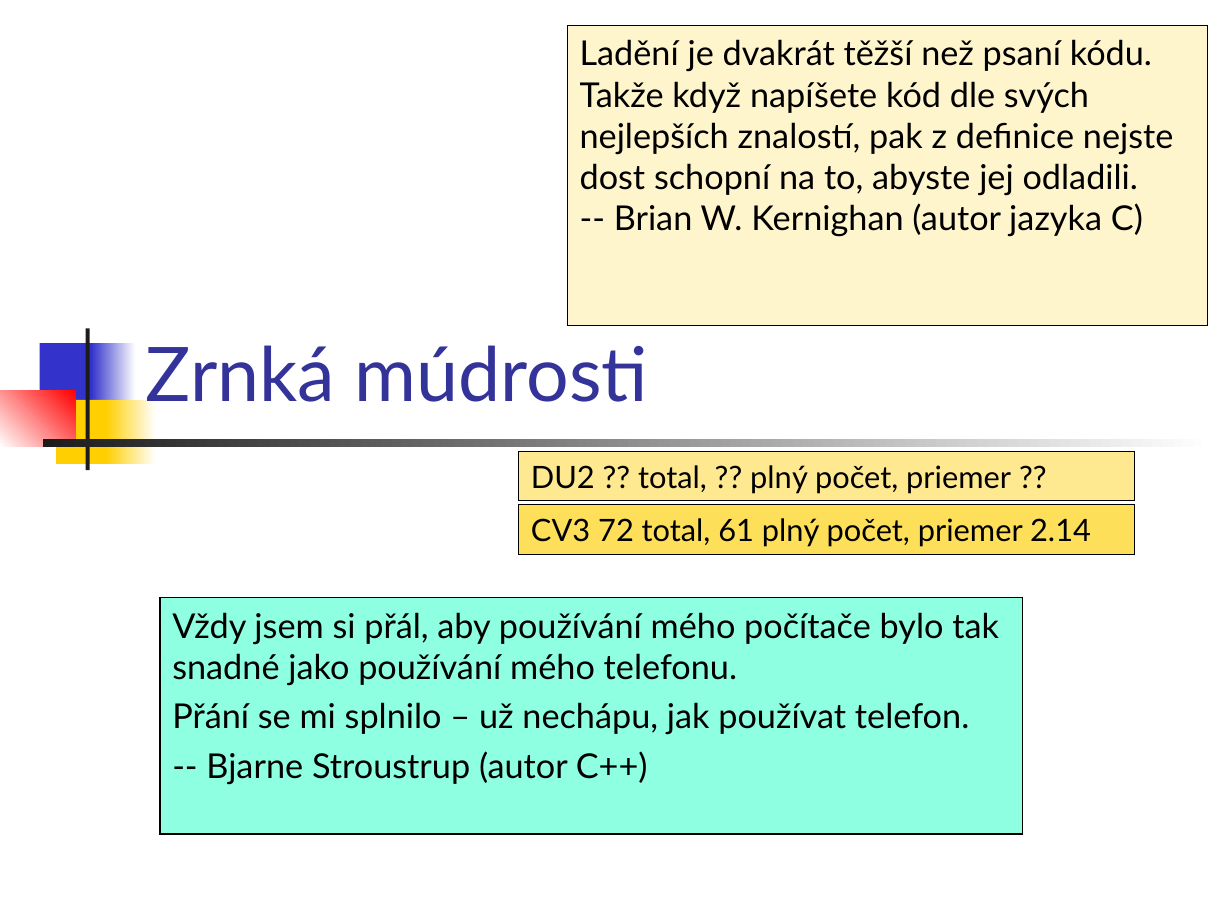
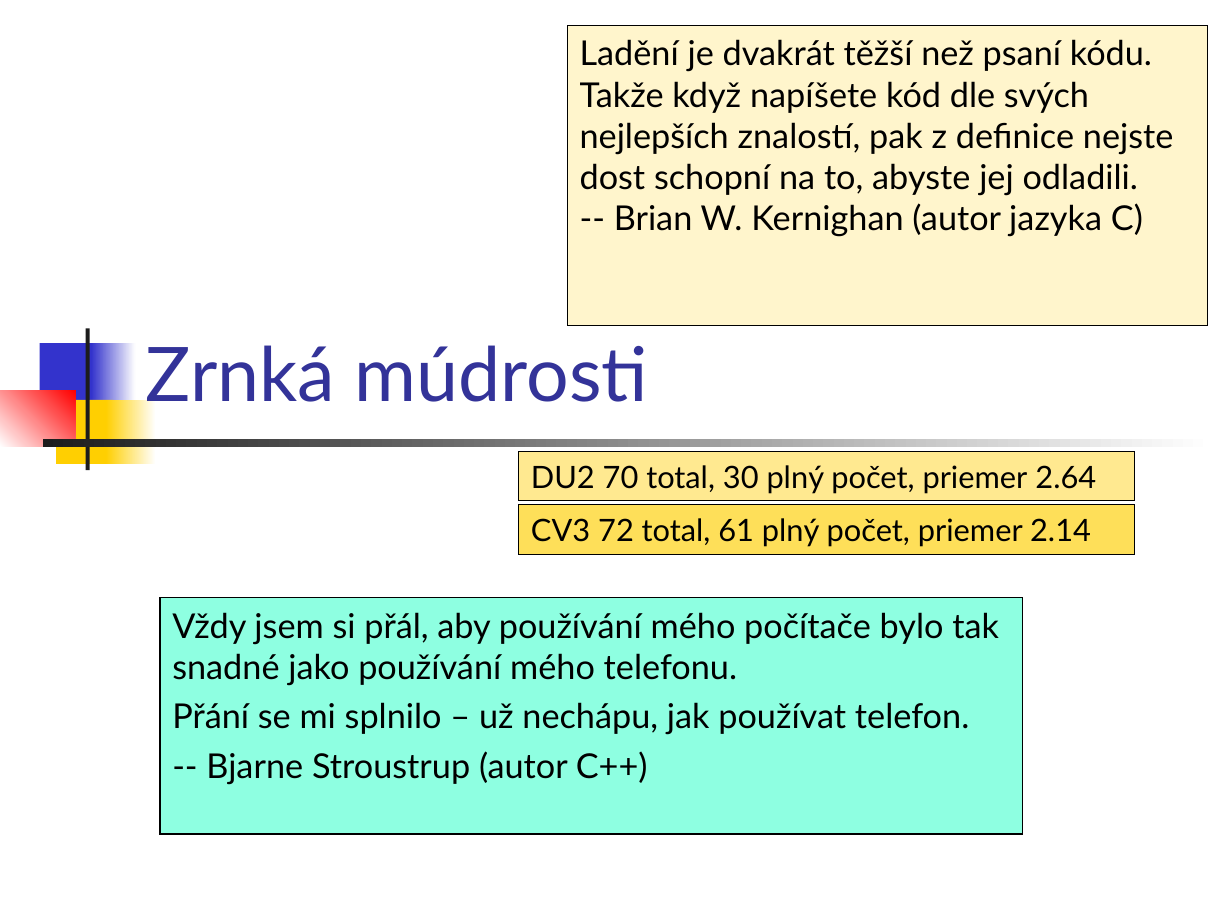
Before and after one commit to Programovanie4/Prednasky, a slide deck: slide 2 of 04/04_java.ppt. Drawn at 1232x924 pixels with LibreOffice and Linux fonts; fonts in the diff are those of the drawing. Boxes give left, top, right and bottom in pixels: in the first picture for what was removed or moved away, otherwise in the second. Text is boxed around its words. In the diff, an @@ line names an element or a change of style, - is before the commit and + after.

```diff
--- a/04/04_java.ppt
+++ b/04/04_java.ppt
@@ text in rectangle at [531,465,1096,494]: text changed @@
-DU2 ?? total, ?? plný počet, priemer ??
+DU2 70 total, 30 plný počet, priemer 2.64
```
Also in this commit, not shown: 2 other slides changed, 2 other files.
